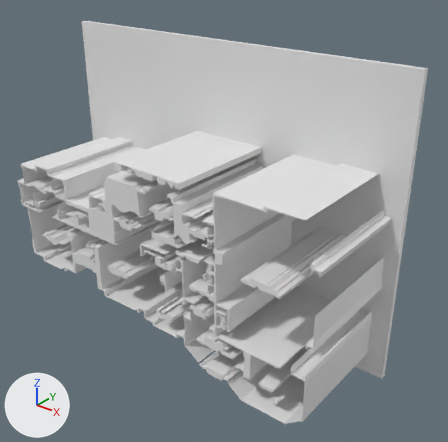
Renders of the glTF model version two/out_3d_improved/61_24.glb from each side of a commit.
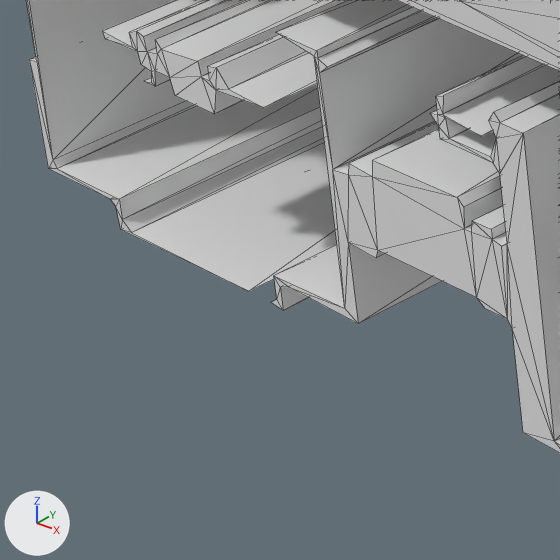
There are two pictures of each version: one whole from a 50 mm lens placed at (14.78, -12.09, 10.23), pointed at (5.99, -1.11, 3.42), one close up on the part from 6% to 23% of the width and 52% to 69% of the height. The lights are fixed; the arrows at lower left show +X, +Y and +Z. The close-ups show mesh edges as thin lines. Where no turn or scale is listed for an object, it has been applied to the vertices. Vertices at the same position are counted once.

Script lines for the objects in view, before the commit:
```python
me_geometry_0 = bpy.data.meshes.new('geometry_0')
me_geometry_0.from_pydata(...)  # 1716 vertices, 3320 faces; spans x 0.0..10.23, y -3.15..0.0, z 0.0..7.61
# before: 380 (1.16, -0.15, 2.99), 387 (1.79, -0.15, 1.42), 436 (1.16, -3.15, 2.99), 443 (1.79, -3.15, 1.42) at pixel (248, 291)
ob_geometry_0 = bpy.data.objects.new('geometry_0', me_geometry_0)
ob_geometry_0.location = (0.0, 0.0, 0.0)
```
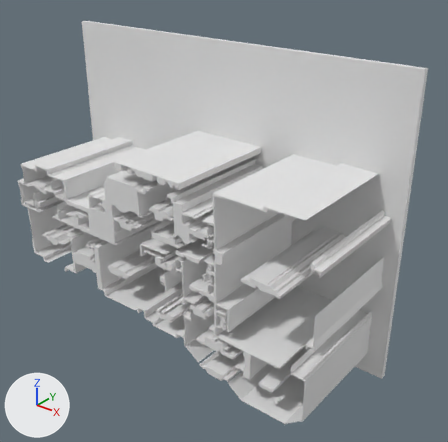
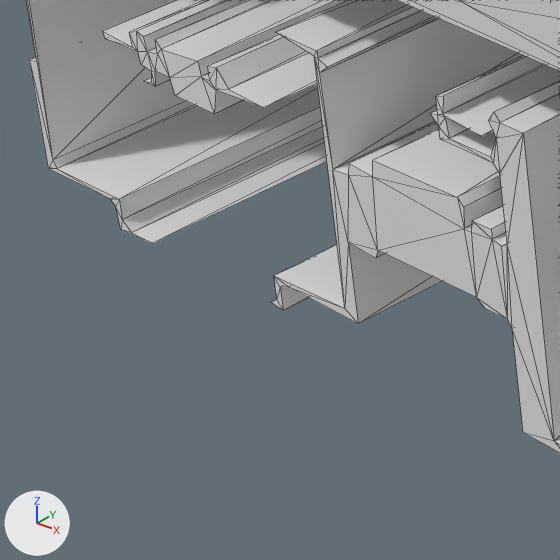
Pixel boxes (x1, y1, x2, y2) of what changed, in the close-ups (560 x 560 px; the box of a moved part takes in the faces that stretch with it):
part 1 of me_geometry_0, moved or reshaped
    before: (122, 143, 337, 291)
    after: (125, 143, 327, 243)

The change, as a diff of the scene's bpy script:
```diff
--- a/version two/out_3d_improved/61_24.glb.py
+++ b/version two/out_3d_improved/61_24.glb.py
@@ me_geometry_0 @@
 me_geometry_0.from_pydata(...)  # 1716 vertices, 3320 faces; spans x 0.0..10.23, y -3.15..0.0, z 0.0..7.61
 # used by ob_geometry_0; location = (0.0, 0.0, 0.0)
 # verts and faces of me_geometry_0; kept vertices keep their numbers, new ones are numbered from 1716
+# me_geometry_0 part 1
+verts[380] = (1.15, -0.15, 2.99)  # moved
+verts[436] = (1.15, -3.15, 2.99)  # moved
+verts[387] = (1.21, -0.15, 1.42)  # moved
+verts[443] = (1.21, -3.15, 1.42)  # moved, pixel (152, 243)
```
